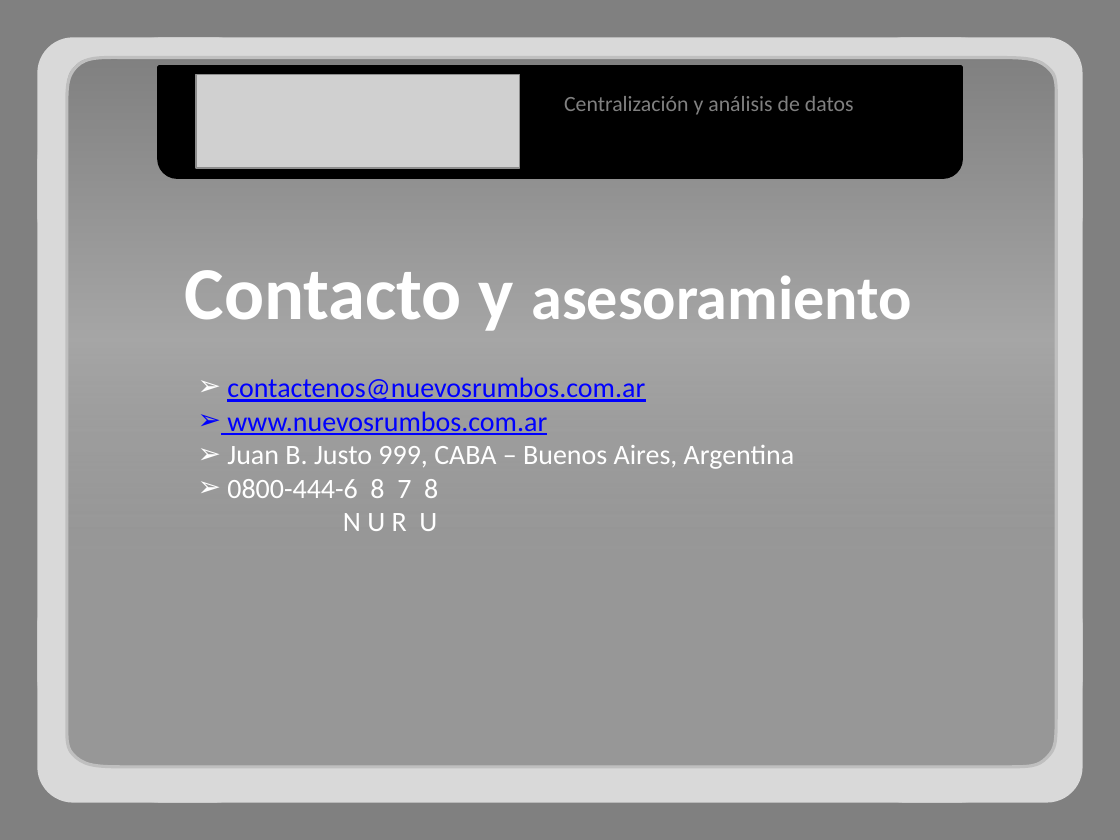
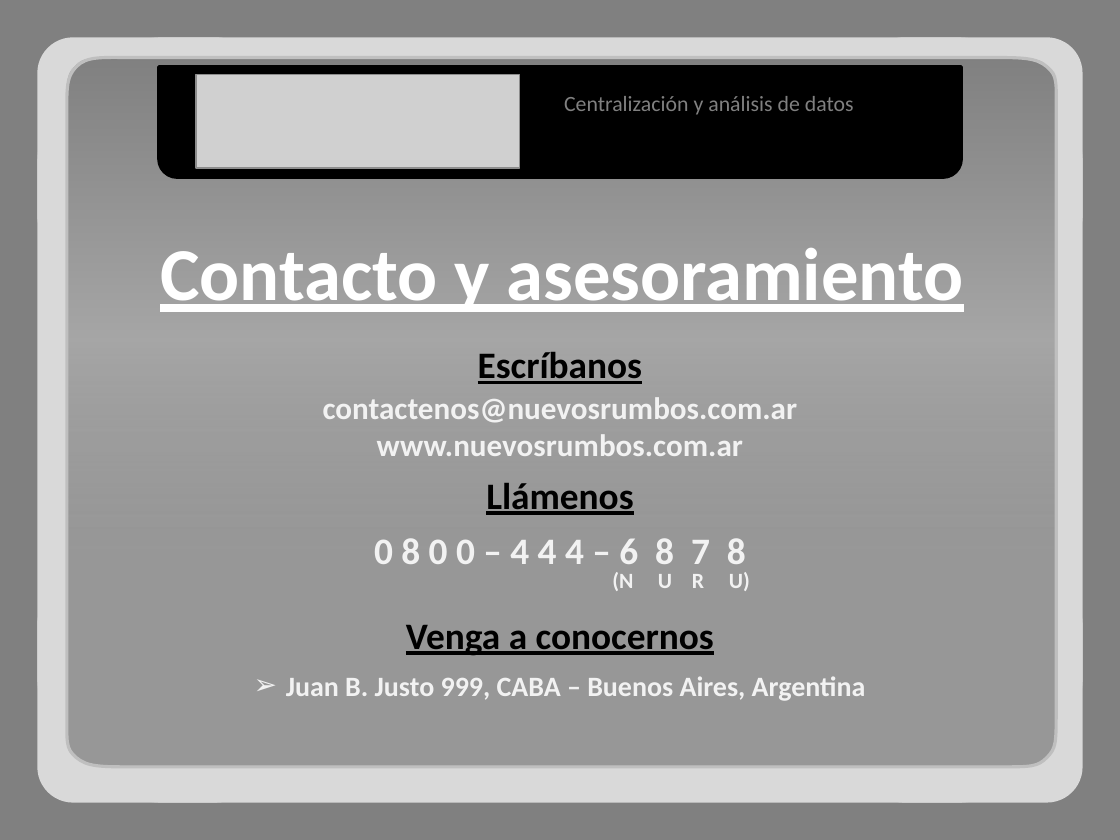
Before and after one commit to adrianachelotti/tallerdesarrollo1ero2011, a slide deck: slide 11 of Presentacion/Comercial/Presentacion Comercial.pptx. Drawn at 1120x840 pixels with LibreOffice and Linux fonts; fonts in the diff are those of the drawing; grey boxes stand for pictures. Boxes give left, top, right and bottom in pixels: in the first picture for what was removed or moved away, otherwise in the second. Text is boxed around its words. In the diff, an @@ line names an element or a change of style, - is before the commit and + after.

```diff
--- a/Presentacion/Comercial/Presentacion Comercial.pptx
+++ b/Presentacion/Comercial/Presentacion Comercial.pptx
@@ text "Contacto y asesoramiento": place and size @@
-text "Contacto y asesoramiento" at bbox=[185, 270, 911, 331]
+text "Contacto y asesoramiento" at bbox=[160, 248, 964, 312]
@@ text "Contacto y asesoramiento" at bbox=[160, 248, 964, 312]: size 40 to 48 pt in "asesoramiento"; underline on @@
@@ text added at bbox=[478, 352, 642, 384], 24 pt, text #000000, bold, underline @@
+Escríbanos
@@ text "contactenos@nuevosrumbos.com.ar": place and size @@
-text "contactenos@nuevosrumbos.com.ar" at bbox=[227, 377, 795, 531]
+text "contactenos@nuevosrumbos.com.ar" at bbox=[323, 397, 798, 456]
@@ text "contactenos@nuevosrumbos.com.ar" at bbox=[323, 397, 798, 456]: size 18 to 20 pt, text colour #0000FF to #F2F2F2, bold on, underline off; alignment left to centre; bullet ➢ to none @@
@@ text at bbox=[227, 445, 795, 531]: paragraphs removed @@
-➢ Juan B. Justo 999, CABA – Buenos Aires, Argentina
-➢ 0800-444-6 8 7 8
-N U R U
@@ text added at bbox=[486, 483, 633, 515], 24 pt, text #000000, bold, underline @@
+Llámenos
@@ text added at bbox=[374, 538, 746, 574], 24 pt, text #F2F2F2, bold @@
+0 8 0 0 – 4 4 4 – 6 8 7 8
@@ text added at bbox=[612, 572, 750, 591], 14 pt, text #F2F2F2, bold @@
+(N U R U)
@@ text added at bbox=[406, 625, 714, 656], 24 pt, text #000000, bold, underline @@
+Venga a conocernos
@@ text added at bbox=[286, 676, 866, 701], 18 pt, text #F2F2F2, bold @@
+➢ Juan B. Justo 999, CABA – Buenos Aires, Argentina
```
Also in this commit, not shown: 8 other slides changed, 2 slides added.
